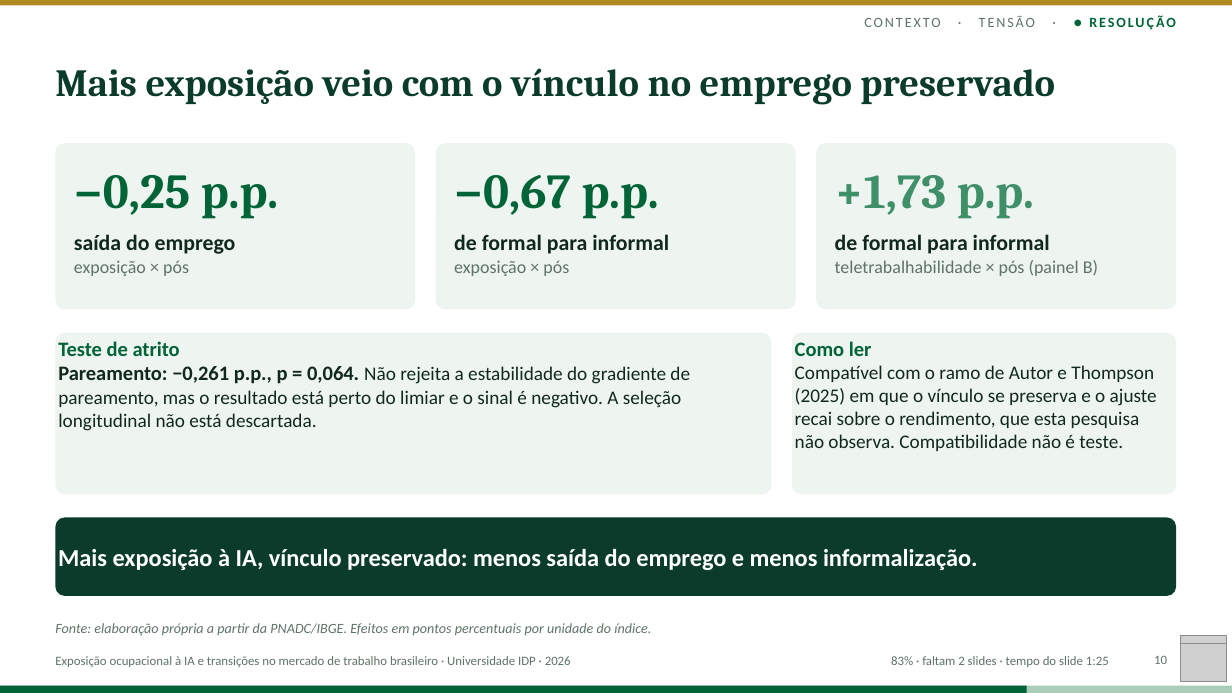
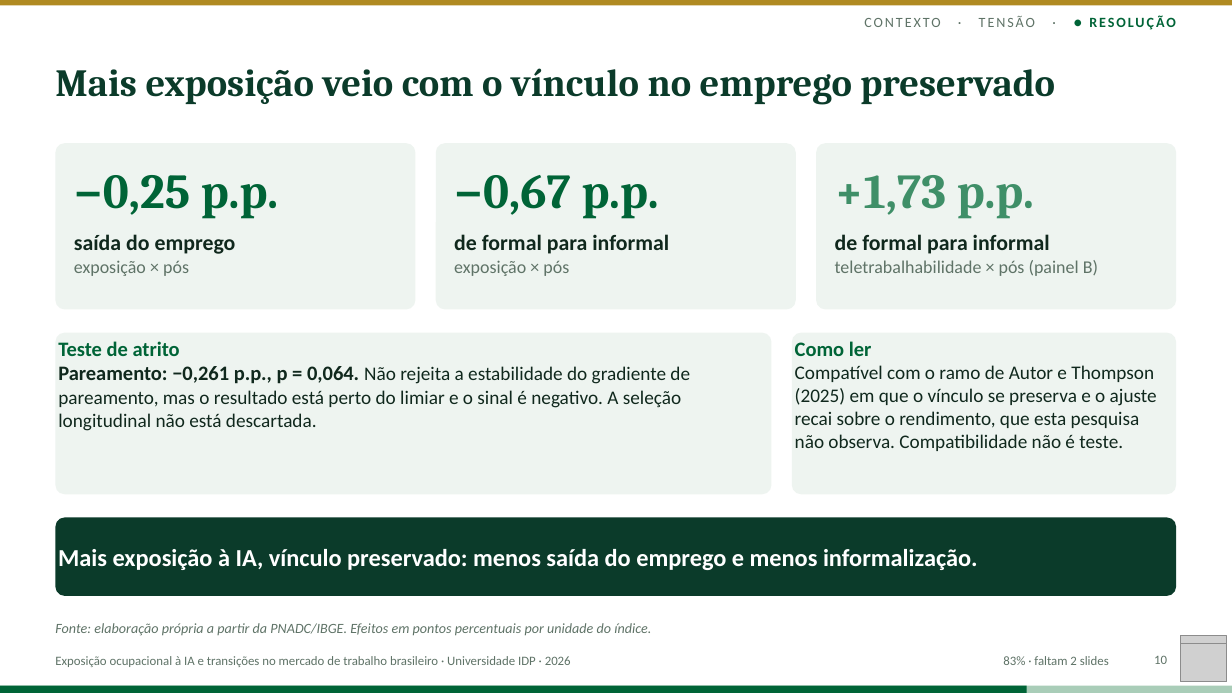
Before and after one commit to rickpalmeiras-design/IDP, a slide deck: slide 10 of apresentacao/apresentacao_dissertacao_oficial.pptx. Drawn at 1232x693 pixels with LibreOffice and Linux fonts; fonts in the diff are those of the drawing; grey boxes stand for pictures. Boxes give left, top, right and bottom in pixels: in the first picture for what was removed or moved away, otherwise in the second. Text is boxed around its words. In the diff, an @@ line names an element or a change of style, - is before the commit and + after.

```diff
--- a/apresentacao/apresentacao_dissertacao_oficial.pptx
+++ b/apresentacao/apresentacao_dissertacao_oficial.pptx
@@ text at (x1=1003, y1=656, x2=1109, y2=665): text changed @@
-83% · faltam 2 slides · tempo do slide 1:25
+83% · faltam 2 slides
```
Also in this commit, not shown: 11 other slides changed.
